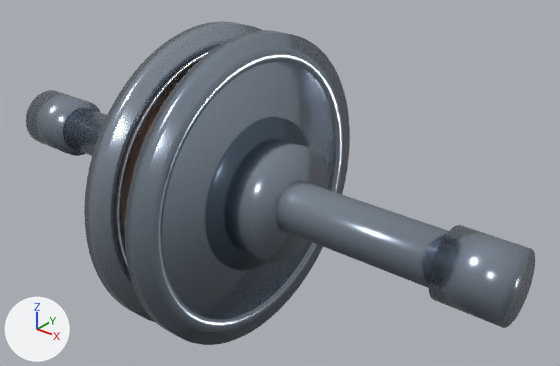
The glTF model apps/web/public/models/alstom_disc.glb, before and after one commit.
Rendered twice from a 50 mm lens placed at (4.32, -4.71, 3.1), pointed at (0.33, 0.27, 0.01). Arrows for +X, +Y and +Z are at lower left; the lights stay in place. The picture after the commit comes second. Where no turn or scale is listed for an object, it has been applied to the vertices. Vertices at exactly the same position are counted once.

In view in the first picture: 'Alma ventilada', 'Brida interior derecha', 'Cubo derecho', 'Eje extremo derecho', 'Eje extremo izquierdo', 'Eje principal', 'Pista derecha', 'Pista derecha borde exterior', 'Pista izquierda', 'Pista izquierda borde exterior'.
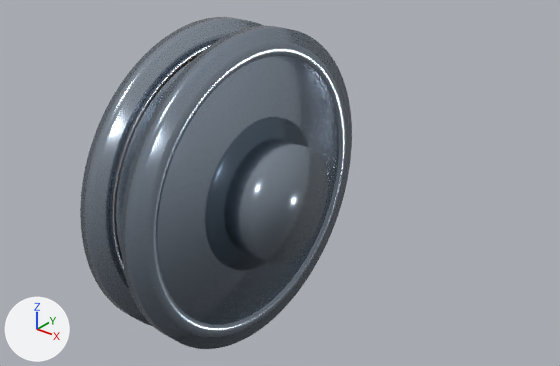
Where the newer file only moved an object's origin or applied its transform, the numbers keep the older frame.

Scene script edits in JSON lines:
```json
{"block": "me_cylinder_008", "where": "# used by ob_pista_derecha; location = (0.24, 0.0, 0.0)"}
{"op": "remove", "block": "me_cylinder_008", "code": "me_cylinder_008.from_pydata(...)  # 192 vertices, 380 faces; spans x -0.08..0.08, y -1.42..1.42, z -1.42..1.42"}
{"op": "add", "block": "me_cylinder_008", "code": "me_cylinder_008.from_pydata(...)  # 192 vertices, 380 faces; spans x -0.08..0.08, y -1.46..1.46, z -1.46..1.46"}
{"block": "me_cylinder_008", "change": "me_cylinder_008 part 1: the whole mesh is scaled about its middle by (1, 1.03, 1.03)"}
{"block": "me_torus_002", "where": "# used by ob_pista_derecha_borde_exterior; location = (0.24, 0.0, 0.0)"}
{"op": "remove", "block": "me_torus_002", "code": "me_torus_002.from_pydata(...)  # 2304 vertices, 4608 faces; spans x -0.1..0.1, y -1.34..1.34, z -1.34..1.34"}
{"op": "add", "block": "me_torus_002", "code": "me_torus_002.from_pydata(...)  # 2304 vertices, 4608 faces; spans x -0.1..0.1, y -1.39..1.39, z -1.39..1.39"}
{"block": "me_torus_002", "change": "me_torus_002 part 2: the whole mesh is scaled about its middle by (1, 1.04, 1.04)"}
{"block": "me_cylinder_007", "where": "# used by ob_pista_izquierda; location = (-0.24, 0.0, 0.0)"}
{"op": "remove", "block": "me_cylinder_007", "code": "me_cylinder_007.from_pydata(...)  # 192 vertices, 380 faces; spans x -0.08..0.08, y -1.42..1.42, z -1.42..1.42"}
{"op": "add", "block": "me_cylinder_007", "code": "me_cylinder_007.from_pydata(...)  # 192 vertices, 380 faces; spans x -0.08..0.08, y -1.46..1.46, z -1.46..1.46"}
{"block": "me_cylinder_007", "change": "me_cylinder_007 part 3: the whole mesh is scaled about its middle by (1, 1.03, 1.03)"}
{"block": "me_torus", "where": "# used by ob_pista_izquierda_borde_exterior; location = (-0.24, 0.0, 0.0)"}
{"op": "remove", "block": "me_torus", "code": "me_torus.from_pydata(...)  # 2304 vertices, 4608 faces; spans x -0.1..0.1, y -1.34..1.34, z -1.34..1.34"}
{"op": "add", "block": "me_torus", "code": "me_torus.from_pydata(...)  # 2304 vertices, 4608 faces; spans x -0.1..0.1, y -1.39..1.39, z -1.39..1.39"}
{"block": "me_torus", "change": "me_torus part 4: the whole mesh is scaled about its middle by (1, 1.04, 1.04)"}
{"op": "remove", "block": "ob_eje_extremo_derecho", "code": ["ob_eje_extremo_derecho = bpy.data.objects.new('Eje extremo derecho', me_cylinder_002)", "ob_eje_extremo_derecho.location = (2.45, 0.0, 0.0)"]}
{"op": "remove", "block": "ob_eje_extremo_izquierdo", "code": ["ob_eje_extremo_izquierdo = bpy.data.objects.new('Eje extremo izquierdo', me_cylinder_001)", "ob_eje_extremo_izquierdo.location = (-2.45, 0.0, 0.0)"]}
{"op": "remove", "block": "ob_eje_principal", "code": ["ob_eje_principal = bpy.data.objects.new('Eje principal', me_cylinder)", "ob_eje_principal.location = (0.0, 0.0, 0.0)"]}
```

What differs and where, as boxes [x1, y1, x2, y2] in the pictures (560 x 366 px):
```json
{"object": "Pista derecha", "change": "rescaled", "before": [125, 30, 350, 345], "after": [121, 25, 352, 349]}
{"object": "Pista izquierda", "change": "rescaled", "before": [84, 21, 262, 322], "after": [80, 17, 264, 326]}
{"object": "Eje principal", "change": "deleted", "before": [63, 107, 449, 288]}
{"object": "Pista derecha borde exterior", "change": "rescaled", "before": [151, 48, 343, 332], "after": [146, 42, 346, 337]}
{"object": "Eje extremo derecho", "change": "deleted", "before": [428, 225, 535, 328]}
{"object": "Pista izquierda borde exterior", "change": "rescaled", "before": [110, 39, 229, 294], "after": [105, 33, 231, 299], "on screen": "mostly hidden"}
{"object": "Eje extremo izquierdo", "change": "deleted", "before": [26, 90, 101, 156]}
{"object": "Alma ventilada", "change": "unchanged, covered by the edit", "before": [121, 70, 189, 244]}
```
